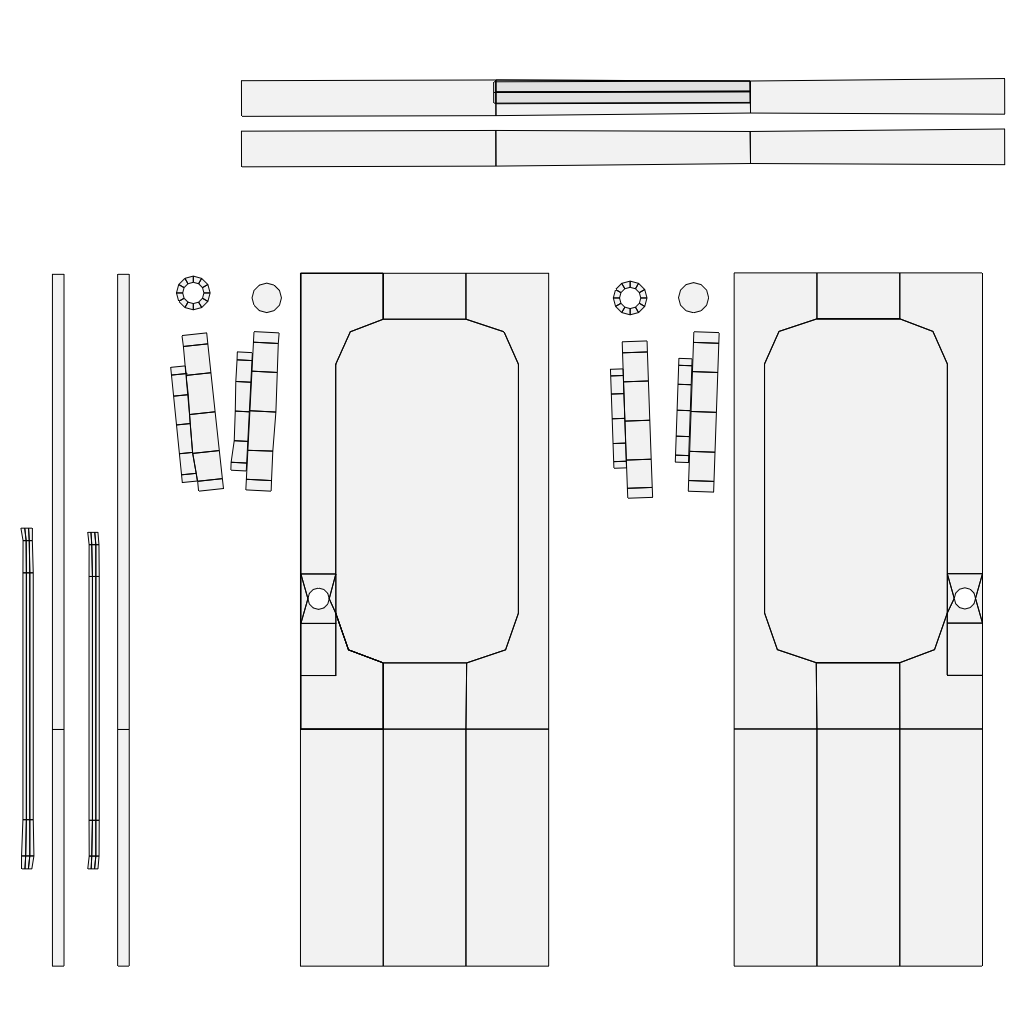
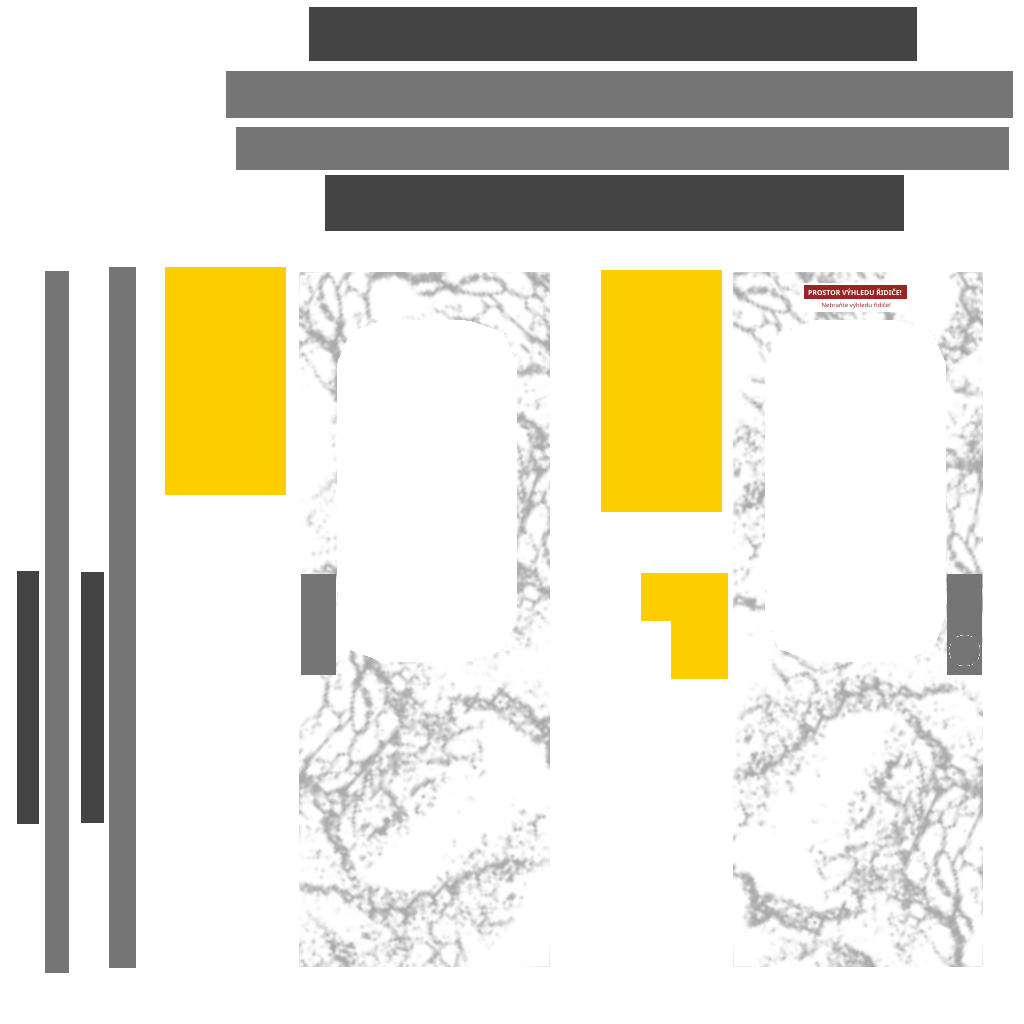
The second 1024 x 1024 image is a revision of the first. Changes to its layers:
removed layer "Background" over [17, 7, 1013, 973]
added layer "Paint Layer 2" above "Paint Layer 1" over [768, 272, 960, 320]
painted on "Paint Layer 1" over [17, 7, 1013, 973]
